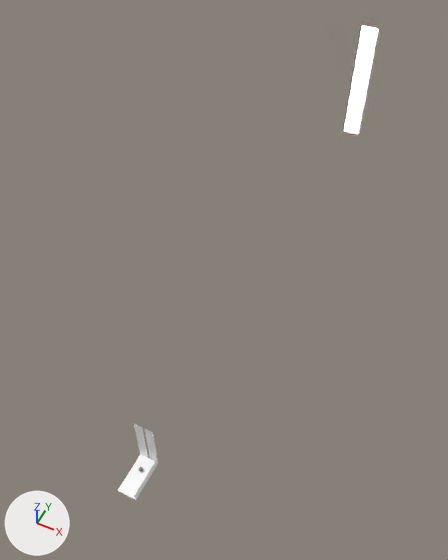
A saved change to the Blender file resource/dispersion.blend.
Before and after are seen from a 50 mm camera at (18.4, -18.9, 55.7) aimed at (-2.2, 22.4, 4.1). The lights are fixed; the arrows at lower left show +X, +Y and +Z.

The scene before the commit, as lines of its bpy script (objects in view):
```python
ob_cover = bpy.data.objects.new('cover', me_plane)
ob_cover.location = (0.0, 2.0, 3.0)
ob_cover.rotation_euler = (1.571, 0.0, 0.0)  # degrees (90, 0, 0)
ob_floor = bpy.data.objects.new('floor', me_plane_004)
ob_floor.location = (0.0, 0.0, 0.0)
ob_floor.scale = (1.0, 2.0, 2.0)
ob_led = bpy.data.objects.new('led', me_plane_003)
ob_led.location = (0.0, 61.3, 10.1)
ob_led.rotation_euler = (1.571, -1.571, 0.0)  # degrees (90, -90, 0)
ob_led.scale = (38.8, 7.76, 50.0)
ob_sphere = bpy.data.objects.new('sphere', me_icosphere)
ob_sphere.location = (-0.1, 0.6, 0.2)
ob_sphere.scale = (0.2, 0.2, 0.2)
ob_wall = bpy.data.objects.new('wall', me_plane_001)
ob_wall.location = (1.0, 0.0, 0.5)
ob_wall.rotation_euler = (0.0, -1.571, 0.0)  # degrees (0, -90, 0)
ob_wall.scale = (0.5, 2.0, 2.0)
```
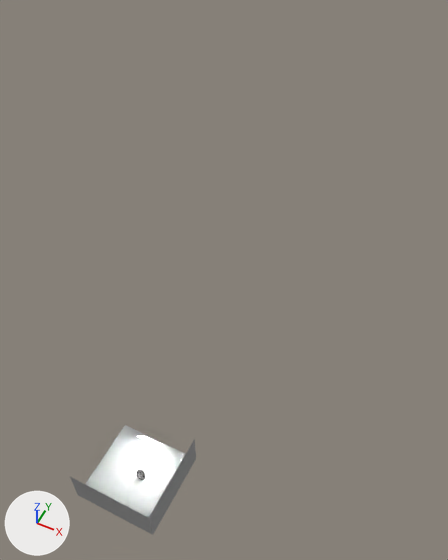
The change, as a diff of the scene's bpy script:
```diff
--- a/resource/dispersion.blend.py
+++ b/resource/dispersion.blend.py
@@ mat_gray @@
+mat_gray = principled_material('gray')
+mat_gray.base_color = (0.305, 0.305, 0.305)  # grey #969696
+mat_gray.roughness = 1.0
@@ mat_diamond @@
+mat_diamond = principled_material('diamond')
+mat_diamond.base_color = (0.8, 0.8, 0.8)  # white #e7e7e7
+mat_diamond.roughness = 0.0
+mat_diamond.ior = 2.4
+mat_diamond.transmission_weight = 1.0
@@ me_plane_004 @@
 me_plane_004.from_pydata(...)  # 4 vertices, 1 face; spans x -1.0..1.0, y -1.0..1.0, z 0.0
-me_plane_004.materials.append(mat_white)  # white #ffffff
+me_plane_004.materials.append(mat_gray)  # grey #969696
@@ me_dmesh @@
+me_dmesh.from_pydata(...)  # 153 vertices, 121 faces; spans x -0.5..0.5, y -0.5..0.5, z -0.431..0.179
+me_dmesh.materials.append(mat_diamond)  # white #e7e7e7
@@ ob_led @@
 ob_led = bpy.data.objects.new('led', me_plane_003)
-ob_led.location = (0.0, 61.3, 10.1)
-ob_led.rotation_euler = (1.571, -1.571, 0.0)  # degrees (90, -90, 0)
-ob_led.scale = (38.8, 7.76, 50.0)
+ob_led.location = (0.0, 2.5, 2.8)
+ob_led.rotation_euler = (3.142, -1.028, -1.571)  # degrees (180, -59, -90)
+ob_led.scale = (3.88, 7.76, 50.0)
 ob_led.material_slots[0].link = 'OBJECT'; ob_led.material_slots[0].material = mat_led
@@ ob_floor @@
 ob_floor.location = (0.0, 0.0, 0.0)
-ob_floor.scale = (1.0, 2.0, 2.0)
+ob_floor.scale = (4.0, 4.0, 4.0)
@@ ob_cover @@
-ob_cover = bpy.data.objects.new('cover', me_plane)
-ob_cover.location = (0.0, 2.0, 3.0)
-ob_cover.rotation_euler = (1.571, 0.0, 0.0)  # degrees (90, 0, 0)
@@ ob_sphere @@
-ob_sphere = bpy.data.objects.new('sphere', me_icosphere)
-ob_sphere.location = (-0.1, 0.6, 0.2)
-ob_sphere.scale = (0.2, 0.2, 0.2)
@@ ob_wall @@
-ob_wall = bpy.data.objects.new('wall', me_plane_001)
-ob_wall.location = (1.0, 0.0, 0.5)
-ob_wall.rotation_euler = (0.0, -1.571, 0.0)  # degrees (0, -90, 0)
-ob_wall.scale = (0.5, 2.0, 2.0)
+ob_wall = bpy.data.objects.new('wall', me_plane_004)
+ob_wall.location = (0.0, -4.0, 2.0)
+ob_wall.rotation_euler = (-1.571, 0.0, 0.0)  # degrees (-90, 0, 0)
+ob_wall.scale = (4.0, 2.0, 4.0)
@@ ob_wall_001 @@
+ob_wall_001 = bpy.data.objects.new('wall.001', me_plane_004)
+ob_wall_001.location = (4.0, 0.0, 2.0)
+ob_wall_001.rotation_euler = (-1.571, 0.0, 1.571)  # degrees (-90, 0, 90)
+ob_wall_001.scale = (4.0, 2.0, 4.0)
@@ ob_diamond @@
+ob_diamond = bpy.data.objects.new('diamond', me_dmesh)
+ob_diamond.location = (0.2, 0.1, 0.3)
+ob_diamond.rotation_euler = (0.0, 0.711, -12.05)  # degrees (0, 41, 30)
```

Location of each change, [x1, y1, x2, y2] in pixels of the pictures (448 x 560 px):
'floor', rescaled
    before: [117, 454, 155, 500]
    after: [85, 425, 185, 517]
'led', moved, turned, rescaled
    before: [345, 26, 377, 134]
    after: [138, 436, 162, 445]
'wall', recoloured, reshaped, moved, turned, rescaled
    before: [135, 458, 158, 499]
    after: [70, 477, 153, 535]
'wall.001', added
    after: [149, 439, 196, 534]
'cover', deleted
    before: [134, 424, 157, 462]
'diamond', added
    after: [136, 470, 145, 480]
'sphere', deleted
    before: [139, 467, 143, 472]
